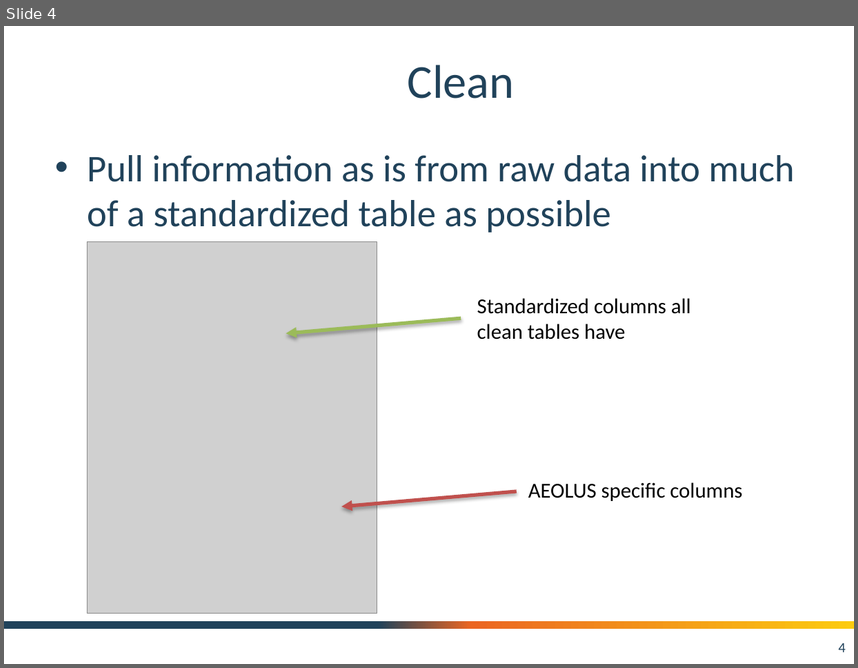
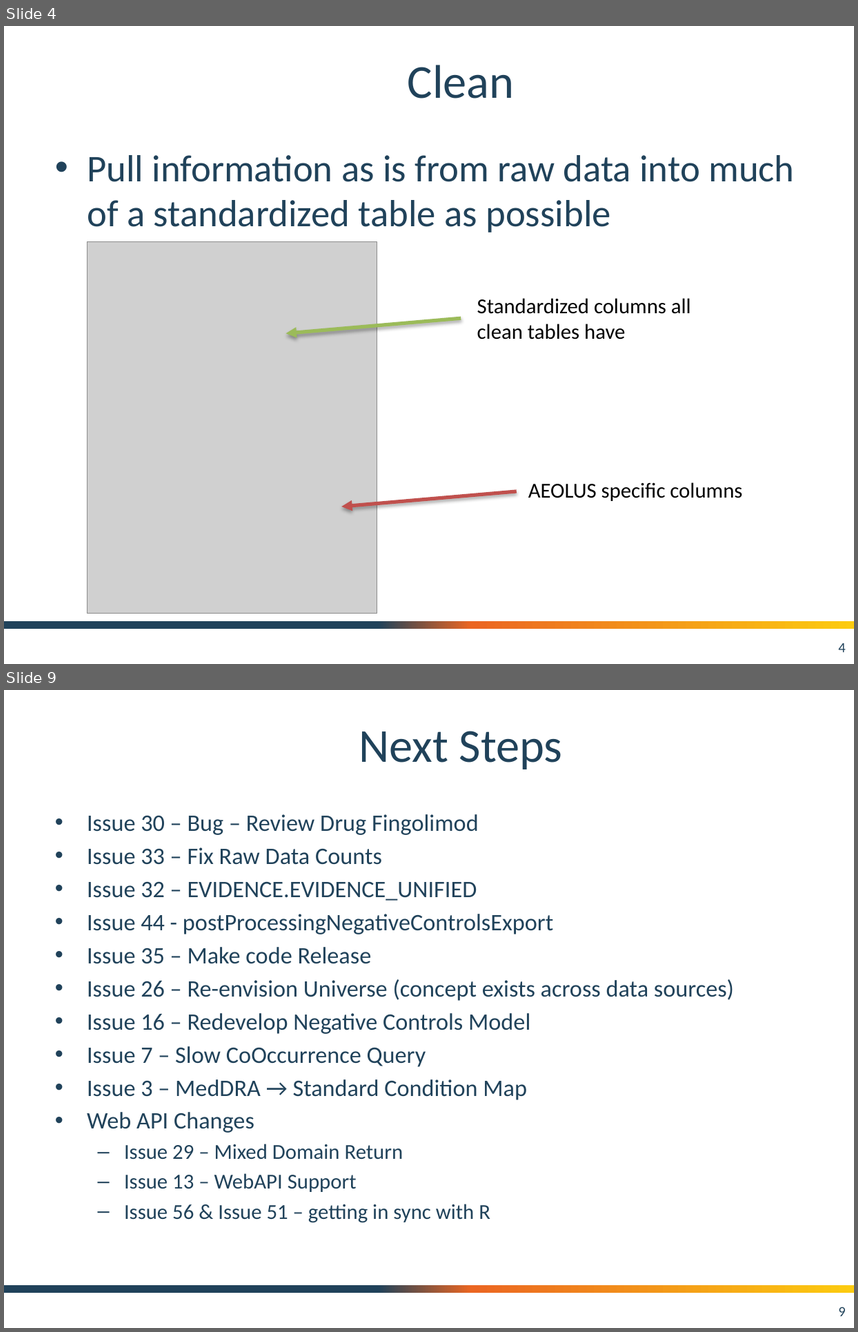
Before and after one commit to OHDSI/CommonEvidenceModel, a slide deck: documentation/CEM_CODE_OVERVIEW.pptx. Shown one above the other, each under a label of ours: slide 4 before the commit, slides 4 and 9 after it; the slides between them are not shown. The pictures are 858x668 and 858x1332 pixels, drawn with LibreOffice and Linux fonts; fonts in the diff are those of the drawing; grey boxes stand for pictures; background and template pictures are left out. Boxes give left, top, right and bottom in pixels: in the first picture for what was removed or moved away, otherwise in the second. Text is boxed around its words. In the diff, an @@ line names an element or a change of style, - is before the commit and + after.

```diff
--- a/documentation/CEM_CODE_OVERVIEW.pptx
+++ b/documentation/CEM_CODE_OVERVIEW.pptx
@@ slide 9 added at [4, 690, 854, 1328], background #FFFFFF; not listed: 1 template element that a slide beside it also shows @@
@@ title added at [359, 731, 563, 769], 40 pt, text #20425A @@
+Next Steps
@@ text added at [87, 814, 734, 1223], 20 pt, text #20425A @@
+• Issue 30 – Bug – Review Drug Fingolimod
+• Issue 33 – Fix Raw Data Counts
+• Issue 32 – EVIDENCE.EVIDENCE_UNIFIED
+• Issue 44 - postProcessingNegativeControlsExport
+• Issue 35 – Make code Release
+• Issue 26 – Re-envision Universe (concept exists across data sources)
+• Issue 16 – Redevelop Negative Controls Model
+• Issue 7 – Slow CoOccurrence Query
+• Issue 3 – MedDRA → Standard Condition Map
+• Web API Changes
+  – Issue 29 – Mixed Domain Return
+  – Issue 13 – WebAPI Support
+  – Issue 56 & Issue 51 – getting in sync with R
@@ page number added at [838, 1306, 845, 1316], 12 pt, text #20425A @@
+9
```
Also in this commit, not shown: 4 other slides added, 4 other files.
